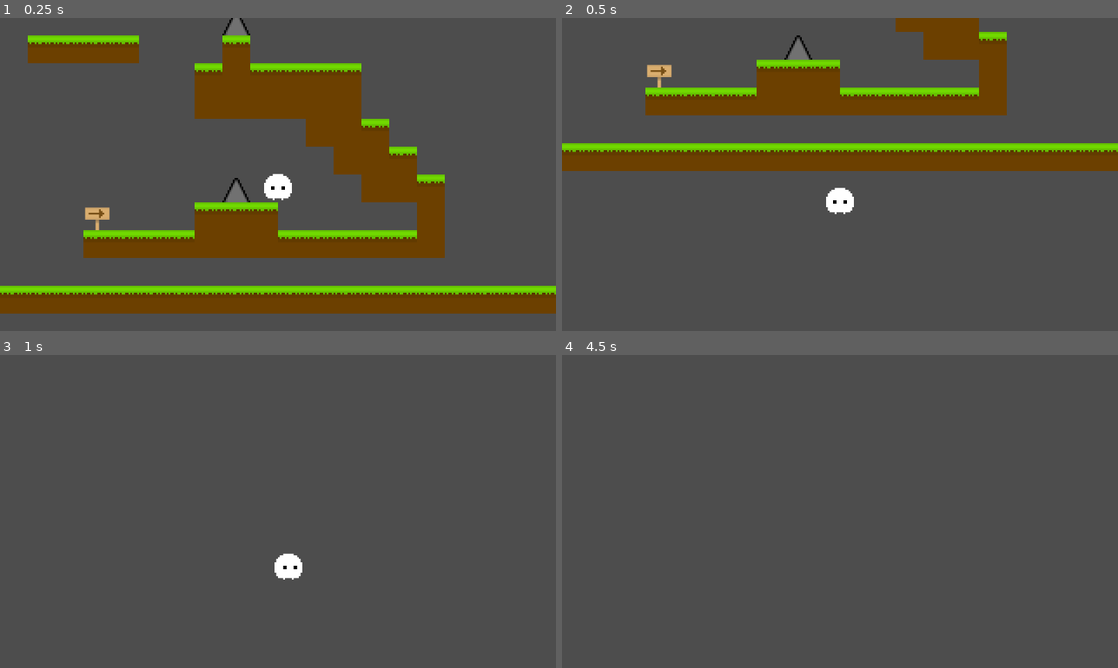
Above: before the commit, frames 1-4 (two rows, left to right).
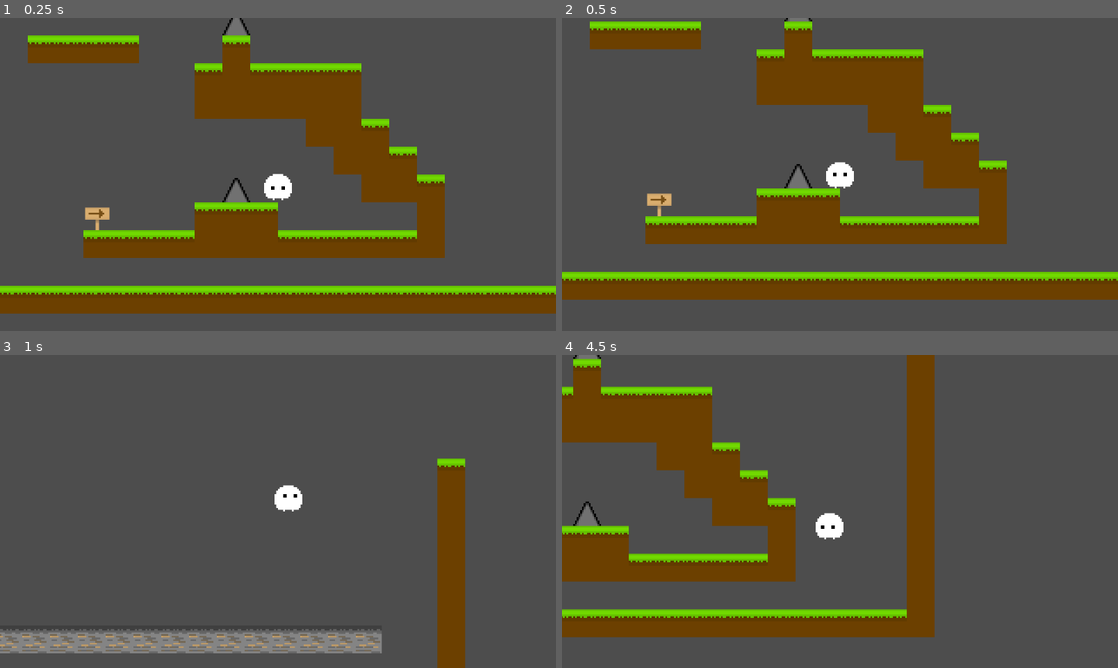
Above: after the commit, the same moments.

Repository: Shadow-Switch/Shadow-Switch
Game: Godot game, scene res://scenes/game.tscn
Same seed, same stepped clock (60 frames per second), same inputs: the game is played once before the commit and once after it.
Inputs:
- Up to frame 1 (0.25 s): no input
- Up to frame 2 (0.5 s): no input
- Up to frame 3 (1 s): tap Enter (ui_accept) at 0.5 s; hold D (move_right) from 0.53 s (still down); tap Shift (switch_dimension) at 0.6 s; tap W (jump) at 0.77 s
- Up to frame 4 (4.5 s): tap Shift (switch_dimension) every 0.75 s from 1.35 to 4.35 s; tap W (jump) at 1.52, 3.02, 3.77 s; release D (move_right) at 2.03 s; hold A (move_left) 2.03-2.78 s; hold D (move_right) 2.78-4.28 s; hold A (move_left) from 4.28 s (still down)

Frame 1 is identical in both runs. In frame 2, 39% of the frame differs, in the area x 0-100%, y 0-90%; in frame 3, 8.6%; in frame 4, 25%.

Commit message:
타일셋에 물리 추가 #3
#19 약간 하는 중
#20 이거 함.

Diff:
--- a/assets/others/tile_set.tres
+++ b/assets/others/tile_set.tres
@@ -8,22 +8,36 @@
 0:0/0 = 0
 0:0/0/physics_layer_0/polygon_0/points = PackedVector2Array(-8, -8, 8, -8, 8, 8, -8, 8)
 1:0/0 = 0
+1:0/0/physics_layer_0/polygon_0/points = PackedVector2Array(-8, 8, -8, -8, 8, -8, 8, 8)
 2:0/0 = 0
+2:0/0/physics_layer_0/polygon_0/points = PackedVector2Array(-8, -8, 8, -8, 8, 8, -8, 8)
 0:1/0 = 0
+0:1/0/physics_layer_0/polygon_0/points = PackedVector2Array(-8, -8, 8, -8, 8, 8, -8, 8)
 1:1/0 = 0
+1:1/0/physics_layer_0/polygon_0/points = PackedVector2Array(-8, -8, 8, -8, 8, 8, -8, 8)
 2:1/0 = 0
+2:1/0/physics_layer_0/polygon_0/points = PackedVector2Array(-8, -8, 8, -8, 8, 8, -8, 8)
 0:2/0 = 0
+0:2/0/physics_layer_0/polygon_0/points = PackedVector2Array(-8, -8, 8, -8, 8, 8, -8, 8)
 1:2/0 = 0
+1:2/0/physics_layer_0/polygon_0/points = PackedVector2Array(-8, -8, 8, -8, 8, 8, -8, 8)
 2:2/0 = 0
+2:2/0/physics_layer_0/polygon_0/points = PackedVector2Array(-8, -8, 8, -8, 8, 8, -8, 8)
 
 [sub_resource type="TileSetAtlasSource" id="TileSetAtlasSource_2eoi3"]
 texture = ExtResource("2_fbn2m")
+1:0/0 = 0
+1:0/0/physics_layer_0/polygon_0/points = PackedVector2Array(-8, -8, 8, -8, 8, 8, -8, 8)
+0:1/0 = 0
+0:1/0/physics_layer_0/polygon_0/points = PackedVector2Array(-8, -8, 8, -8, 8, 8, -8, 8)
+0:2/0 = 0
+0:2/0/physics_layer_0/polygon_0/points = PackedVector2Array(-8, -8, 8, -8, 8, 8, -8, 8)
+1:2/0 = 0
+1:2/0/physics_layer_0/polygon_0/points = PackedVector2Array(-8, -8, 8, -8, 8, 8, -8, 8)
 0:0/0 = 0
-1:0/0 = 0
-0:1/0 = 0
+0:0/0/physics_layer_0/polygon_0/points = PackedVector2Array(-8, -8, 8, -8, 8, 8, -8, 8)
 1:1/0 = 0
-0:2/0 = 0
-1:2/0 = 0
+1:1/0/physics_layer_0/polygon_0/points = PackedVector2Array(-8, 8, 0, -8, 8, 8)
 
 [resource]
 physics_layer_0/collision_layer = 1
